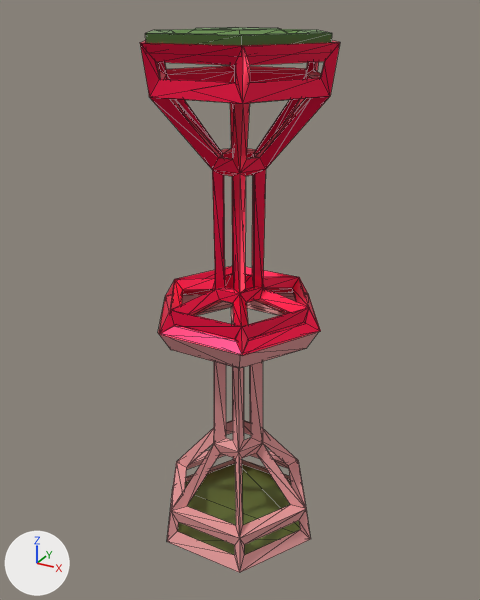
Renders of the glTF model models/chair.glb from each side of a commit.
Before and after are seen from a 50 mm camera at (0.905, -1.631, 0.86) aimed at (-0.001, 0.015, 0.037). Every picture has the same lights, and +X, +Y and +Z are marked at lower left. Mesh edges are drawn as thin lines. Where no turn or scale is listed for an object, it has been applied to the vertices. Vertices at the same position are counted once.

Names of what the first picture shows: 'chair', 'chair_reflect_mesh'.
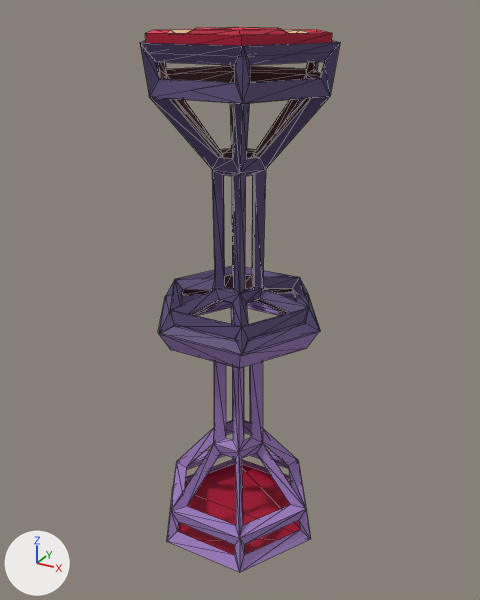
What differs and where, as boxes [x1, y1, x2, y2] in the pictures (480 x 600 px):
'chair', surface changed
    both: [140, 27, 340, 356]
'chair_reflect_mesh', surface changed, recoloured (pink to purple)
    both: [158, 293, 318, 573]
part 2 of me_cylinder_032, surface changed
    both: [177, 463, 300, 555]

The change, as a diff of the scene's bpy script:
```diff
--- a/models/chair.glb.py
+++ b/models/chair.glb.py
@@ mat_material_red_chair @@
 mat_material_red_chair.metallic = 0.498
-mat_material_red_chair.roughness = 0.379
+mat_material_red_chair.roughness = 0.63
@@ mat_material_red_reflect @@
 mat_material_red_reflect = principled_material('Material_red_reflect')
-mat_material_red_reflect.base_color = (0.8, 0.329, 0.329)  # pink #e79b9b
+mat_material_red_reflect.base_color = (0.353, 0.211, 0.538)  # purple #a07fc2
 mat_material_red_reflect.roughness = 0.765
@@ me_circle_circle_049 @@
 me_circle_circle_049.from_pydata(...)  # 235 vertices, 586 faces; spans x -0.281..0.281, y -0.243..0.254, z -0.003..0.81
 # used by ob_chair; location = (0.0, 0.0, 0.0)
+# me_circle_circle_049 part 1: 586 kept faces spanning x -0.281..0.281, y -0.243..0.254, z -0.003..0.81 get new texture (UV) coordinates
 me_circle_circle_049.materials.append(mat_material_red_chair)
@@ me_cylinder_032 @@
 me_cylinder_032.from_pydata(...)  # 132 vertices, 208 faces; spans x -0.279..0.279, y -0.242..0.242, z -0.777..0.0
 # used by ob_chair_reflect_mesh; location = (0.0, 0.0, 0.0)
+# me_cylinder_032 part 2: texture (UV) coordinates of 4 of 208 faces, centred in x -0.047..0.093, y -0.161..0.161, z -0.777, changed; they spanned u 0.09..0.18, v 0.27..0.37 and now span u 0.39..0.47, v 0.77..0.87
 me_cylinder_032.materials.append(mat_material_red_reflect)
```
